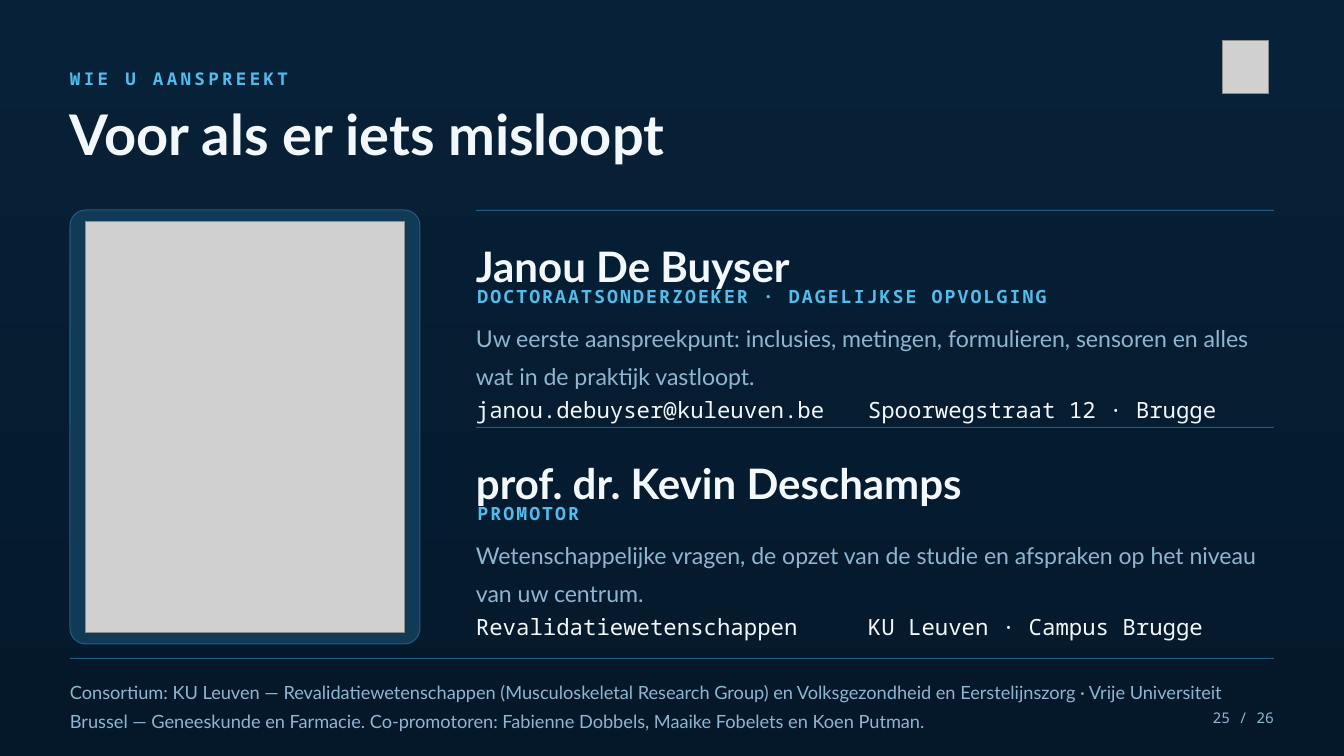
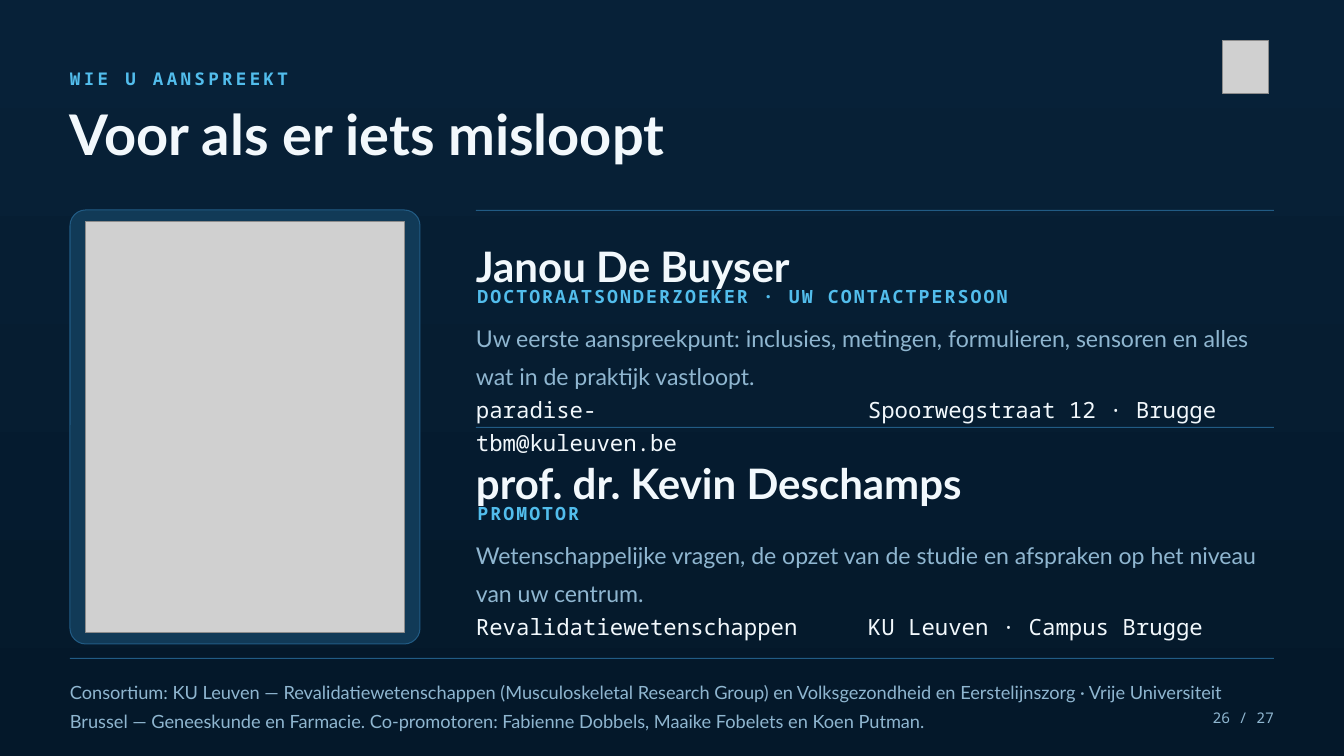
Before and after one commit to Dellfs/paradise-project, a slide deck: slide 26 of PARADISE_presentatie/PARADISE_az_groeninge.pptx (slide 25 before the commit). Drawn at 1344x756 pixels with LibreOffice and Linux fonts; fonts in the diff are those of the drawing; grey boxes stand for pictures. Boxes give left, top, right and bottom in pixels: in the first picture for what was removed or moved away, otherwise in the second. Text is boxed around its words. In the diff, an @@ line names an element or a change of style, - is before the commit and + after.

```diff
--- a/PARADISE_presentatie/PARADISE_az_groeninge.pptx
+++ b/PARADISE_presentatie/PARADISE_az_groeninge.pptx
@@ text at (477, 286, 1008, 303): text changed @@
-DOCTORAATSONDERZOEKER · DAGELIJKSE OPVOLGING
+DOCTORAATSONDERZOEKER · UW CONTACTPERSOON
@@ text at (476, 401, 677, 453): text changed @@
-janou.debuyser@kuleuven.be
+paradise-tbm@kuleuven.be
@@ text at (1213, 712, 1274, 723): text changed @@
-25 / 26
+26 / 27
```
Also in this commit, not shown: 21 other slides changed, 2 slides added, 1 slide removed, 1 other file.
